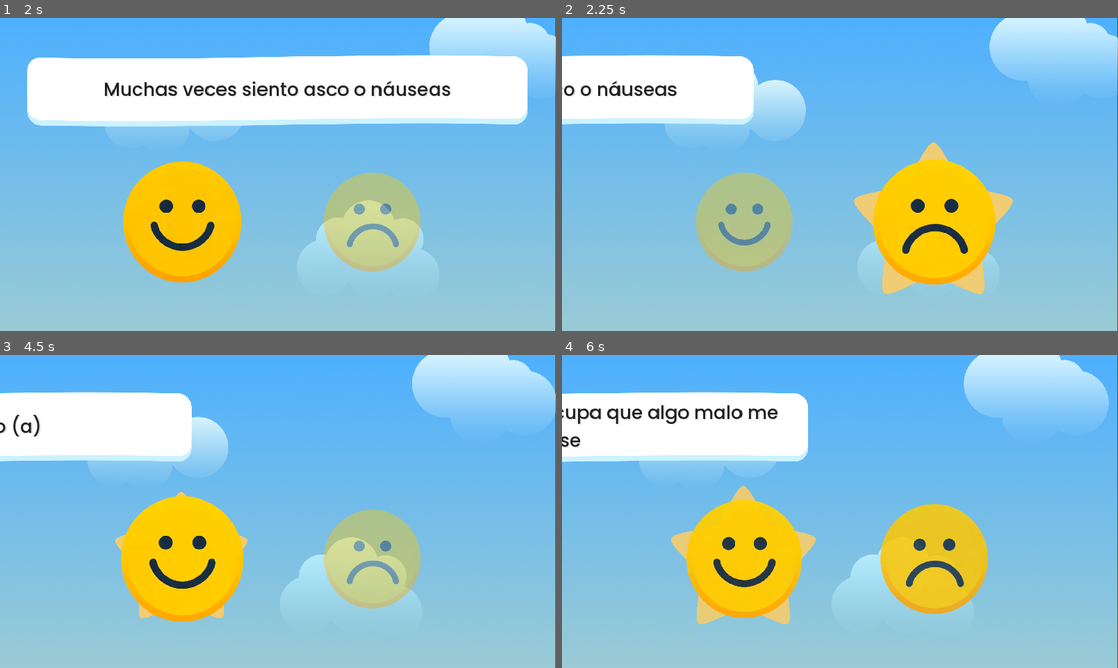
Above: before the commit, frames 1-4 (two rows, left to right).
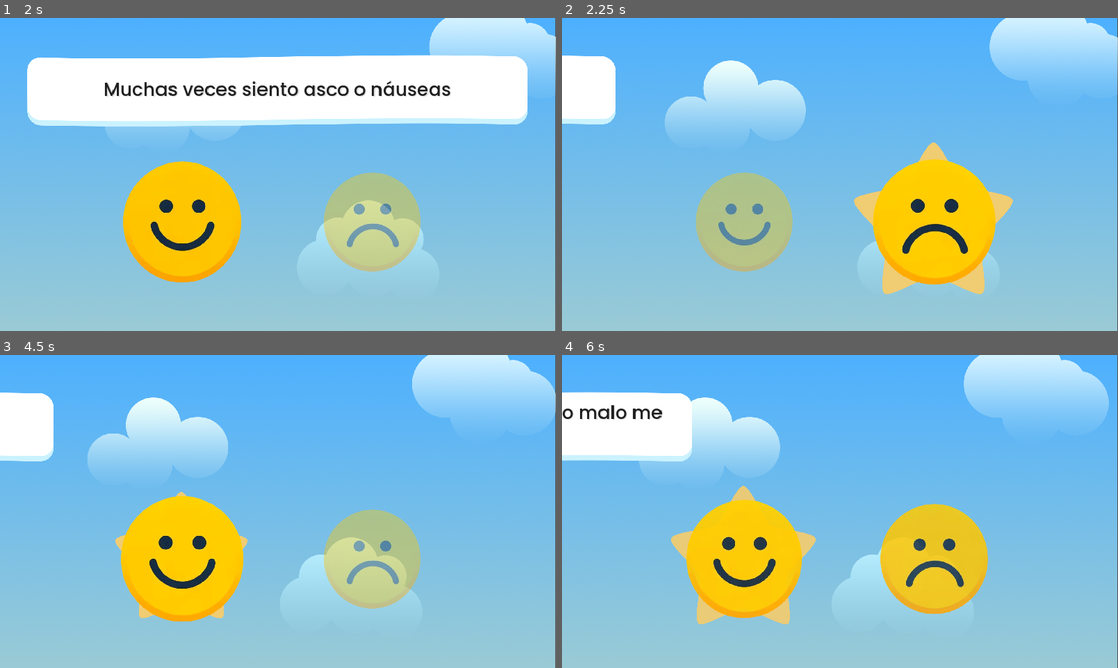
Above: after the commit, the same moments.

Repository: TIC-LPQS-2023B-2024A/hedan-game
Game: Godot game, scene res://src/questionnaire/questionnaire.tscn
Two runs of this game, one before a commit and one after it. Both use one fixed random seed, a clock stepped at 60 frames per second and the inputs below. This scene is started directly instead of the project's main scene.
Inputs (mouse positions are in pixels of both pictures, inside the frame that each line leads up to):
- Up to frame 1 (2 s): move the mouse to (400, 158) at 0.52 s; move the mouse to (166, 190) at 1.27 s
- Up to frame 2 (2.25 s): click (934, 221) at 2 s
- Up to frame 3 (4.5 s): move the mouse to (333, 442) at 2.77 s; move the mouse to (250, 574) at 3.52 s; click (183, 558) at 4.25 s
- Up to frame 4 (6 s): move the mouse to (1006, 558) at 5.02 s; tap Enter at 5.75 s; move the mouse to (673, 464) at 5.77 s

Frame 1 is identical in both runs. In frame 2, 5.5% of the frame differs, in the area x 0-35%, y 11-34%; in frame 3, 5.5%; in frame 4, 5.3%.

Commit message:
fix: obtiene viewport por rect

Diff:
--- a/src/questionnaire/question/question_container.gd
+++ b/src/questionnaire/question/question_container.gd
@@ -8,10 +8,10 @@
 
 func set_question(question: String):
     var tween = create_tween().set_parallel(true)
-    tween.tween_property(self, "position:x", -get_viewport().size.x - self.size.x, 0.3).set_ease(Tween.EASE_IN).set_trans(Tween.TRANS_SINE)
+    tween.tween_property(self, "position:x", -get_viewport_rect().size.x - self.size.x, 0.3).set_ease(Tween.EASE_IN).set_trans(Tween.TRANS_SINE)
     await tween.finished
 
-    self.position.x = get_viewport().size.x + self.size.x
+    self.position.x = get_viewport_rect().size.x + self.size.x
     _question_label.text = question
 
     tween = create_tween().set_parallel(true)
--- a/src/questionnaire/questionnaire.gd
+++ b/src/questionnaire/questionnaire.gd
@@ -86,16 +86,16 @@
 	var minigame_start_message = _minigame_start_message_container_scene.instantiate()
 	minigame_start_message.position = Vector2(0, 0)
 	add_child(minigame_start_message)
-	await get_tree().create_timer(5).timeout
+	await get_tree().create_timer(4).timeout
 
 	var tween = create_tween().set_parallel(true)
-	tween.tween_property(self, "position:y", -get_viewport().size.y - 500, 1).set_ease(Tween.EASE_IN).set_trans(Tween.TRANS_SINE)
+	tween.tween_property(self, "position:y", -get_viewport_rect().size.y - 50, 1).set_ease(Tween.EASE_IN).set_trans(Tween.TRANS_SINE)
 	await tween.finished
 	minigame_start_message.queue_free()
 
 	_current_breakpoint += 1
 	_current_minigame = minigames[_current_breakpoint - 1].instantiate()
-	_current_minigame.position.y = get_viewport().size.y + 500
+	_current_minigame.position.y = get_viewport_rect().size.y + 50
 	_current_minigame.minigame_ended.connect(_on_minigame_ended)
 	_current_minigame.modulate = Color(1, 1, 1, 0)
 	add_child(_current_minigame)
